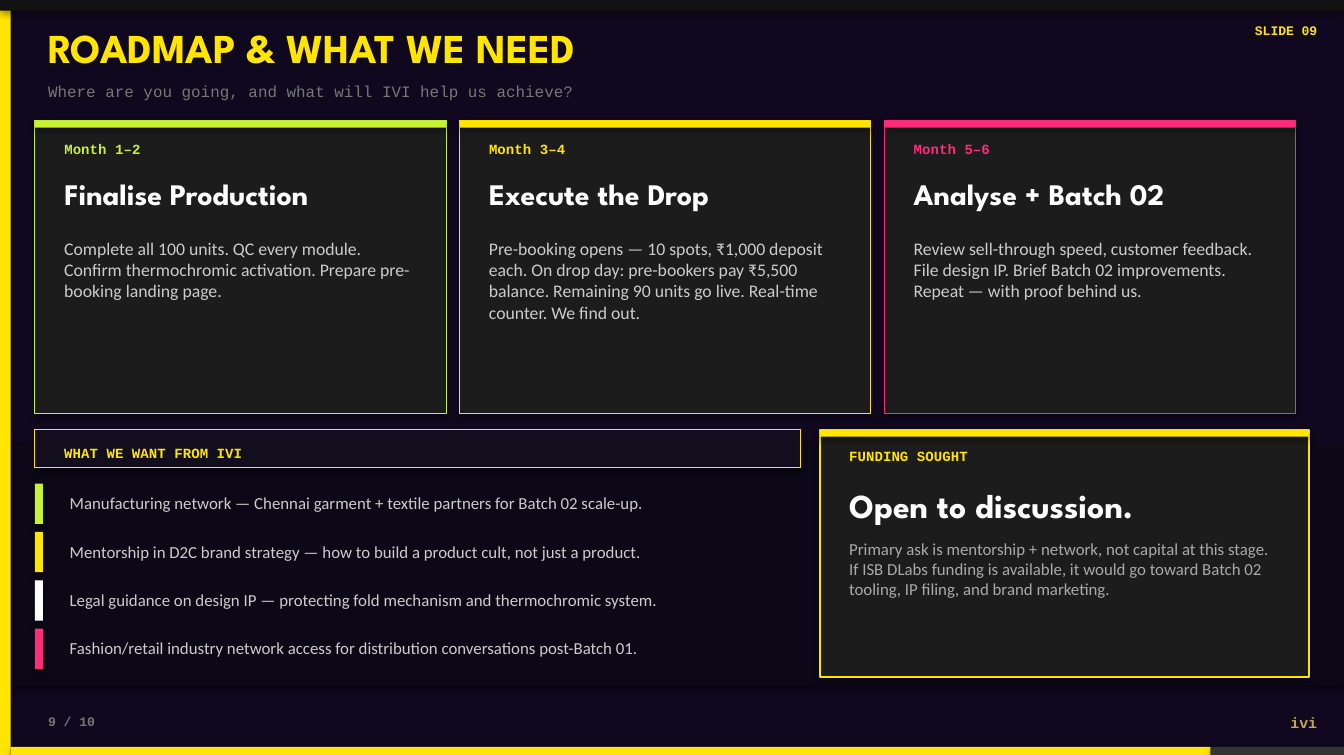
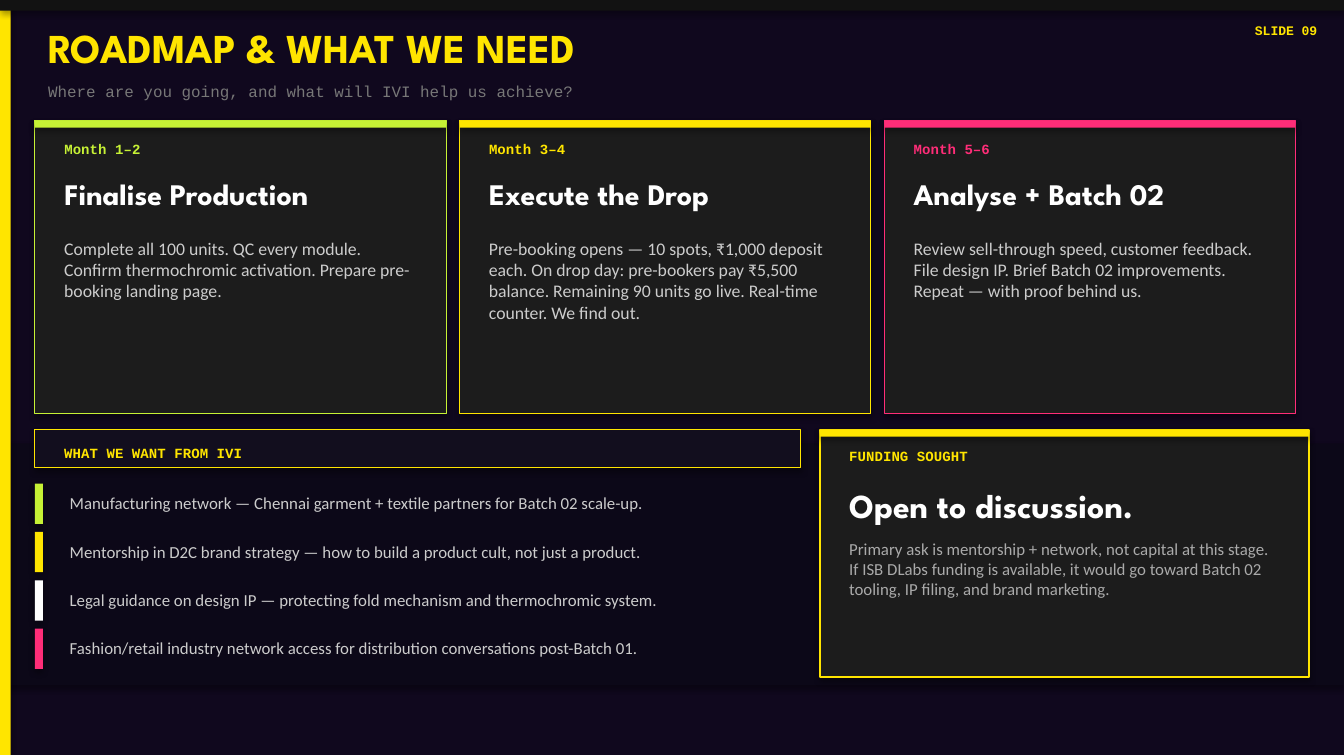
Before and after one commit to EpicBroMj10/IncomeTaxPiaget, a slide deck: slide 9 of NUUL_IVI_Pitch_Deck.pptx. Drawn at 1344x755 pixels with LibreOffice and Linux fonts; fonts in the diff are those of the drawing. Boxes give left, top, right and bottom in pixels: in the first picture for what was removed or moved away, otherwise in the second. Text is boxed around its words. In the diff, an @@ line names an element or a change of style, - is before the commit and + after.

```diff
--- a/NUUL_IVI_Pitch_Deck.pptx
+++ b/NUUL_IVI_Pitch_Deck.pptx
@@ text removed at box(48, 717, 95, 726) @@
-9 / 10
@@ text removed at box(1290, 717, 1317, 728) @@
-ivi
@@ rectangle removed at box(11, 747, 1211, 755) @@
@@ rectangle removed at box(1211, 747, 1344, 755) @@
```
Also in this commit, not shown: 9 other slides changed.
